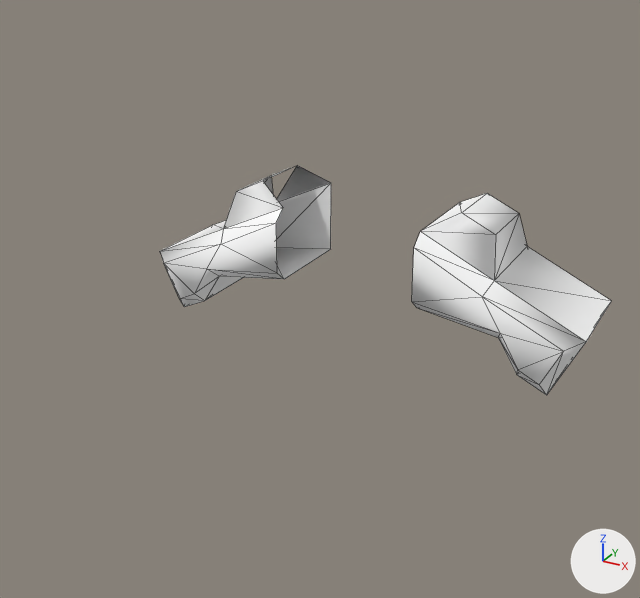
Two versions of the OBJ model Assets/Art/Nova1492/GXConverted/Models/UnitParts/Bodies/datan_common_g_body69_kpk_01970fff.obj, one commit apart.
Both versions are drawn from a 50 mm camera at (1.06, -2.2, 1.01) aimed at (-0.07, -0.15, -0.01). Every picture has the same lights, and +X, +Y and +Z are marked at lower right. The older version comes first. Mesh edges are drawn as thin lines. Where no turn or scale is listed for an object, it has been applied to the vertices. Vertices at exactly the same position are counted once.

Objects in the first picture: 'datan_common_g_body69_kpk_01970fff'.
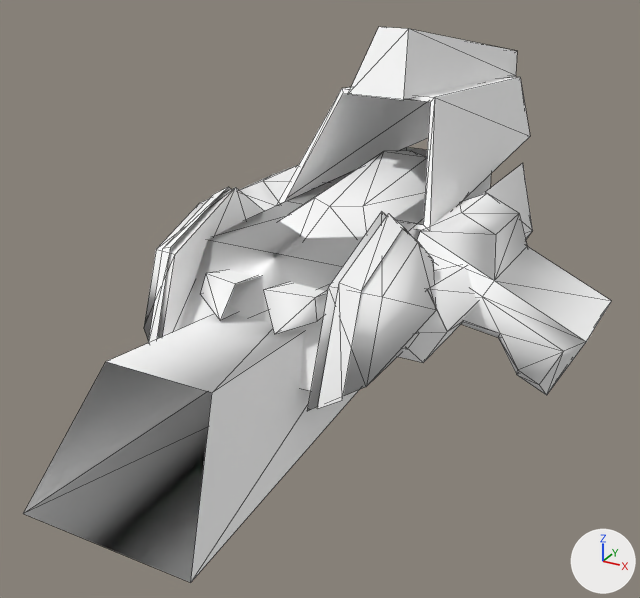
Pixel boxes [x1, y1, x2, y2] of what changed, in the pictures (640 x 598 px):
'datan_common_g_body69_kpk_01970fff_mesh06', added
    after: [23, 314, 359, 583]
'datan_common_g_body69_kpk_01970fff', reshaped
    before: [160, 165, 611, 395]
    after: [240, 165, 611, 395]
'datan_common_g_body69_kpk_01970fff_mesh05', added
    after: [279, 27, 530, 230]
'datan_common_g_body69_kpk_01970fff_mesh00', added
    after: [180, 147, 491, 391]
'datan_common_g_body69_kpk_01970fff_mesh01', added
    after: [144, 187, 436, 411]
'datan_common_g_body69_kpk_01970fff_mesh04', added
    after: [148, 187, 410, 409]
'datan_common_g_body69_kpk_01970fff_mesh07', added
    after: [200, 270, 326, 334]
'datan_common_g_body69_kpk_01970fff_mesh08', added
    after: [424, 263, 478, 362]
'datan_common_g_body69_kpk_01970fff_mesh02', added
    after: [485, 163, 533, 239]
'datan_common_g_body69_kpk_01970fff_mesh09', added
    after: [398, 309, 447, 363]
'datan_common_g_body69_kpk_01970fff_mesh10', added (mostly hidden)
    after: [404, 332, 419, 349]
part 1 of me_datan_common_g_body69_kpk_01970fff, added
    after: [263, 165, 329, 204]

What changed in the scene script:
```text
Change me_datan_common_g_body69_kpk_01970fff:
    verts and faces of me_datan_common_g_body69_kpk_01970fff; kept vertices keep their numbers, new ones are numbered from 50
    remove me_datan_common_g_body69_kpk_01970fff.from_pydata(...)  # 50 vertices, 81 faces; spans x -0.677..0.677, y -0.151..0.181, z -0.165..0.284
    add me_datan_common_g_body69_kpk_01970fff.from_pydata(...)  # 50 vertices, 84 faces; spans x -0.677..0.677, y -0.151..0.181, z -0.165..0.284
    me_datan_common_g_body69_kpk_01970fff part 1
    add faces += [(35, 36, 40), (34, 49, 48), (34, 48, 36)]
Add me_datan_common_g_body69_kpk_01970fff_mesh06:
    me_datan_common_g_body69_kpk_01970fff_mesh06.from_pydata([(0.142, 0.008, -0.139), (-0.142, 0.008, -0.139), (-0.215, -1.172, -0.139), (0.215, -1.172, -0.139), (-0.094, 0.008, 0.053), (-0.136, -0.966, 0.144), (0.094, 0.008, 0.053), (0.136, -0.966, 0.144)], [], [(0, 1, 2), (0, 2, 3), (1, 4, 5), (1, 5, 2), (4, 6, 7), (4, 7, 5), (6, 0, 3), (6, 3, 7)])
    me_datan_common_g_body69_kpk_01970fff_mesh06.materials.append(mat_datan_common_g_body69_kpk_01970fff)  # its picture is missing
Add ob_datan_common_g_body69_kpk_01970fff_mesh10:
    ob_datan_common_g_body69_kpk_01970fff_mesh10 = bpy.data.objects.new('datan_common_g_body69_kpk_01970fff_mesh10', me_datan_common_g_body69_kpk_01970fff_mesh10)  # 28 vertices, 24 faces; spans x -0.367..0.359, y -0.488..-0.034, z 0.034..0.157; in mat_datan_common_g_body69_kpk_01970fff (its picture is missing)
    ob_datan_common_g_body69_kpk_01970fff_mesh10.location = (0.0, 0.0, 0.0)
Add ob_datan_common_g_body69_kpk_01970fff_mesh09:
    ob_datan_common_g_body69_kpk_01970fff_mesh09 = bpy.data.objects.new('datan_common_g_body69_kpk_01970fff_mesh09', me_datan_common_g_body69_kpk_01970fff_mesh09)  # 28 vertices, 24 faces; spans x -0.421..0.414, y -0.483..-0.035, z -0.006..0.204; in mat_datan_common_g_body69_kpk_01970fff (its picture is missing)
    ob_datan_common_g_body69_kpk_01970fff_mesh09.location = (0.0, 0.0, 0.0)
Add ob_datan_common_g_body69_kpk_01970fff_mesh08:
    ob_datan_common_g_body69_kpk_01970fff_mesh08 = bpy.data.objects.new('datan_common_g_body69_kpk_01970fff_mesh08', me_datan_common_g_body69_kpk_01970fff_mesh08)  # 24 vertices, 28 faces; spans x -0.421..0.414, y -0.411..-0.083, z -0.006..0.204; in mat_datan_common_g_body69_kpk_01970fff (its picture is missing)
    ob_datan_common_g_body69_kpk_01970fff_mesh08.location = (0.0, 0.0, 0.0)
Add ob_datan_common_g_body69_kpk_01970fff_mesh07:
    ob_datan_common_g_body69_kpk_01970fff_mesh07 = bpy.data.objects.new('datan_common_g_body69_kpk_01970fff_mesh07', me_datan_common_g_body69_kpk_01970fff_mesh07)  # 16 vertices, 20 faces; spans x -0.159..0.168, y -0.641..-0.169, z 0.073..0.218; in mat_datan_common_g_body69_kpk_01970fff (its picture is missing)
    ob_datan_common_g_body69_kpk_01970fff_mesh07.location = (0.0, 0.0, 0.0)
Add ob_datan_common_g_body69_kpk_01970fff_mesh06:
    ob_datan_common_g_body69_kpk_01970fff_mesh06 = bpy.data.objects.new('datan_common_g_body69_kpk_01970fff_mesh06', me_datan_common_g_body69_kpk_01970fff_mesh06)
    ob_datan_common_g_body69_kpk_01970fff_mesh06.location = (0.0, 0.0, 0.0)
Add ob_datan_common_g_body69_kpk_01970fff_mesh05:
    ob_datan_common_g_body69_kpk_01970fff_mesh05 = bpy.data.objects.new('datan_common_g_body69_kpk_01970fff_mesh05', me_datan_common_g_body69_kpk_01970fff_mesh05)  # 24 vertices, 32 faces; spans x -0.241..0.237, y -0.103..1.242, z 0.231..0.714; in mat_datan_common_g_body69_kpk_01970fff (its picture is missing)
    ob_datan_common_g_body69_kpk_01970fff_mesh05.location = (0.0, 0.0, 0.0)
Add ob_datan_common_g_body69_kpk_01970fff_mesh04:
    ob_datan_common_g_body69_kpk_01970fff_mesh04 = bpy.data.objects.new('datan_common_g_body69_kpk_01970fff_mesh04', me_datan_common_g_body69_kpk_01970fff_mesh04)  # 20 vertices, 16 faces; spans x -0.285..0.267, y -0.695..-0.194, z -0.009..0.348; in mat_datan_common_g_body69_kpk_01970fff (its picture is missing)
    ob_datan_common_g_body69_kpk_01970fff_mesh04.location = (0.0, 0.0, 0.0)
Add ob_datan_common_g_body69_kpk_01970fff_mesh02:
    ob_datan_common_g_body69_kpk_01970fff_mesh02 = bpy.data.objects.new('datan_common_g_body69_kpk_01970fff_mesh02', me_datan_common_g_body69_kpk_01970fff_mesh02)  # 14 vertices, 12 faces; spans x -0.368..0.354, y 0.198..0.758, z -0.098..0.239; in mat_datan_common_g_body69_kpk_01970fff (its picture is missing)
    ob_datan_common_g_body69_kpk_01970fff_mesh02.location = (0.0, 0.0, 0.0)
Add ob_datan_common_g_body69_kpk_01970fff_mesh01:
    ob_datan_common_g_body69_kpk_01970fff_mesh01 = bpy.data.objects.new('datan_common_g_body69_kpk_01970fff_mesh01', me_datan_common_g_body69_kpk_01970fff_mesh01)  # 22 vertices, 36 faces; spans x -0.405..0.387, y -0.705..-0.188, z -0.019..0.349; in mat_datan_common_g_body69_kpk_01970fff (its picture is missing)
    ob_datan_common_g_body69_kpk_01970fff_mesh01.location = (0.0, 0.0, 0.0)
Add ob_datan_common_g_body69_kpk_01970fff_mesh00:
    ob_datan_common_g_body69_kpk_01970fff_mesh00 = bpy.data.objects.new('datan_common_g_body69_kpk_01970fff_mesh00', me_datan_common_g_body69_kpk_01970fff_mesh00)  # 20 vertices, 24 faces; spans x -0.235..0.221, y -0.646..0.653, z 0.0..0.324; in mat_datan_common_g_body69_kpk_01970fff (its picture is missing)
    ob_datan_common_g_body69_kpk_01970fff_mesh00.location = (0.0, 0.0, 0.0)
```
